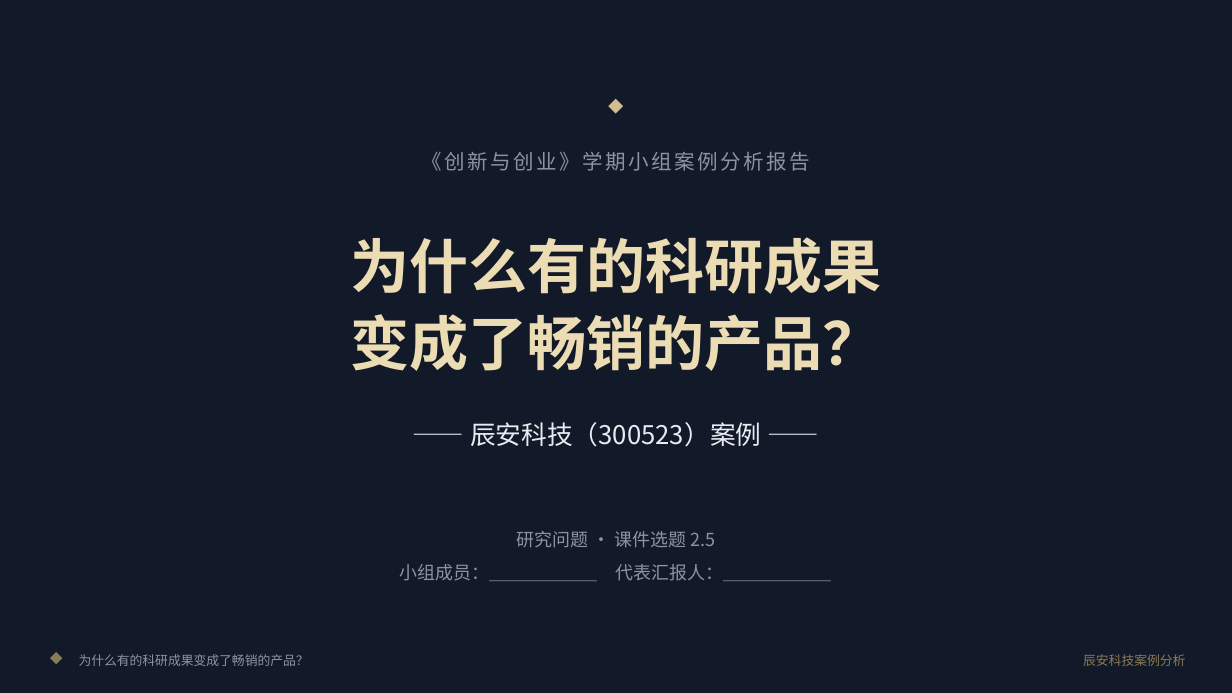
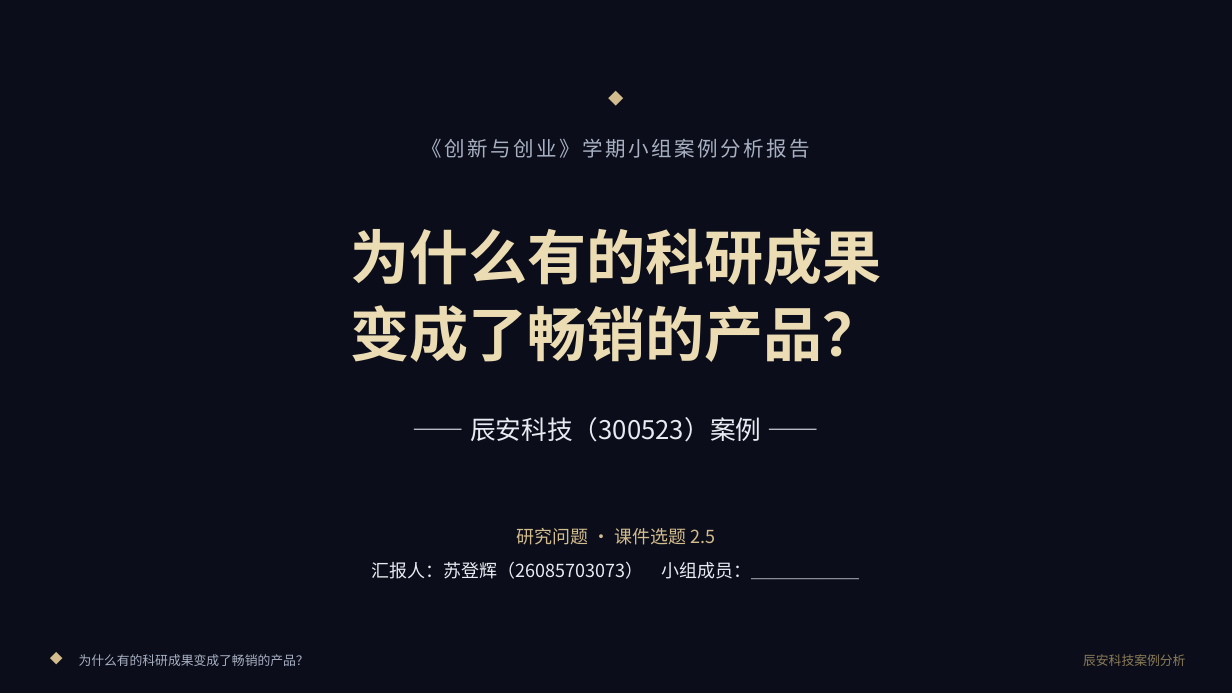
Before and after one commit to sdh0219/susu-tools, a slide deck: slide 1 of web/assets/files/小组案例分析报告-辰安科技.pptx. Drawn at 1232x693 pixels with LibreOffice and Linux fonts; fonts in the diff are those of the drawing; background and template pictures are left out. Boxes give left, top, right and bottom in pixels: in the first picture for what was removed or moved away, otherwise in the second. Text is boxed around its words. In the diff, an @@ line names an element or a change of style, - is before the commit and + after.

Commit message:
feat(case): cinematic image-rich deck (9 slides, cg-game art direction)
- 8 AI-generated 1344x768 illustrations as full-bleed / band visuals
  behind the tetrad-gold text layers; valley-of-death slide now led by
  the gorge-bridge artwork; timeline art regenerated after first pass
  drew a portrait over the axis
- cover and closing carry reporter credit: 苏登辉 (26085703073)

```diff
--- a/web/assets/files/小组案例分析报告-辰安科技.pptx
+++ b/web/assets/files/小组案例分析报告-辰安科技.pptx
@@ background #121928 to picture (left out) @@
@@ rectangle added at <box>0,0,1232,693</box>, fill #0B0E1A at 60% opacity @@
@@ text "◆": place and size @@
-text "◆" at <box>602,92,629,120</box>
+text "◆" at <box>602,85,629,113</box>
@@ text "《创新与创业》学期小组案例分析报告" at <box>421,139,810,158</box>: text colour #8B93A7 to #A8B0C2 @@
@@ text "《创新与创业》学期小组案例分析报告": place and size @@
-text "《创新与创业》学期小组案例分析报告" at <box>421,152,810,171</box>
+text "《创新与创业》学期小组案例分析报告" at <box>421,139,810,158</box>
@@ text "为什么有的科研成果": place and size @@
-text "为什么有的科研成果" at <box>350,237,881,371</box>
+text "为什么有的科研成果" at <box>350,228,881,362</box>
@@ rectangle added at <box>0,381,1232,693</box>, fill #0B0E1A at 38% opacity @@
@@ text "—— 辰安科技（300523）案例 ——": place and size @@
-text "—— 辰安科技（300523）案例 ——" at <box>470,422,761,447</box>
+text "—— 辰安科技（300523）案例 ——" at <box>470,417,761,442</box>
@@ text at <box>516,528,715,545</box>: text colour #8B93A7 to #D3BC8E in "研究问题 · 课件选题 2.5" @@
@@ text at <box>372,562,860,579</box>: text changed; text colour #8B93A7 to #E9EBF2 @@
-小组成员：＿＿＿＿＿＿ 代表汇报人：＿＿＿＿＿＿
+汇报人：苏登辉（26085703073） 小组成员：＿＿＿＿＿＿
@@ rectangle added at <box>0,636,1232,693</box>, fill #0B0E1A at 75% opacity @@
@@ text "◆" at <box>50,645,78,673</box>: text colour #8A7B57 to #D3BC8E @@
@@ text "为什么有的科研成果变成了畅销的产品？" at <box>79,654,309,666</box>: text colour #8B93A7 to #A8B0C2 @@
```
Also in this commit, not shown: 8 other slides changed.
